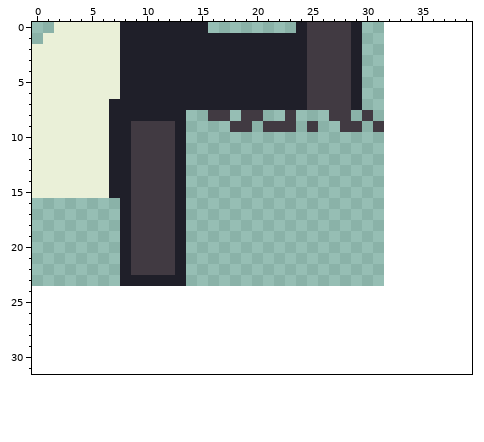
Edited in one commit: pixel-art file (assets/environ/tileset8.aseprite). Above, as it was before the edit.
32x24 pixels, 1 frame. The old version is drawn lined up with the new one, on the new canvas.
The result:
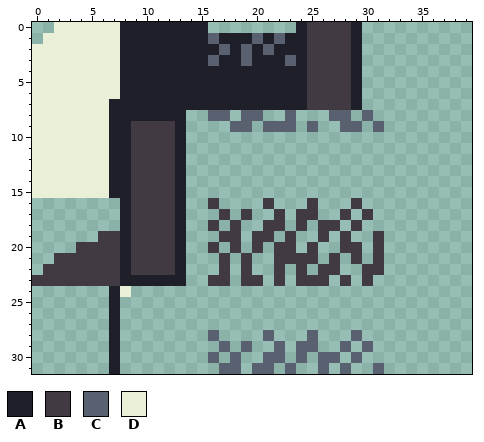
Palette (. is transparent): A #1f1f29  B #413a42  C #596070  D #eaf0d8
The exact change:
canvas 32x24 -> 40x32
The author put colour A in rows 24 to 31 at x 7.
The author put colour B in row 16 at x 16, 21, 25 and 29; in row 17 at x 17, 19, 22, 24 to 25, 28 and 30; in row 18 at x 16, 18, 21 to 22, 24, 26 to 27 and 29; in row 19 at x 6 to 7, 17 to 18, 20 to 21, 23, 26, 28 and 31; in row 20 at x 4 to 7, 16, 18, 20, 22 to 23, 25, 28 to 29 and 31; in row 21 at x 2 to 7, 17, 19, 22 to 25, 27, 29 and 31.
The author put colour B in row 22 at x 1 to 7, 17, 19, 22, 24, 26 to 27 and 30 to 31; in row 23 at x 0 to 7, 16 to 17, 19 to 20, 22, 24 to 26, 28 and 30.
The author put colour C in row 28 at x 16, 21, 25 and 29; in row 29 at x 17, 19, 22, 24 to 25, 28 and 30; in row 30 at x 16, 18, 21 to 22, 24, 26 to 27 and 29; in row 31 at x 17 to 18, 20 to 21, 23, 26, 28 and 31.
Colour A becomes colour C in row 1 at x 16, 20 and 22; in row 2 at x 17, 19 and 21; in row 3 at x 16, 19 and 23.
Colour B becomes colour C in row 8 at x 16 to 17, 19 to 20, 23, 27 to 28 and 30; in row 9 at x 18 to 19, 21 to 23, 25, 28 to 29 and 31.
The author put colour D in row 24 at x 8.
Where, in picture pixels (left, top, right, bottom), the same in both pictures:
changed: (208, 33, 384, 132)
added: (208, 198, 384, 286)
added: (32, 231, 131, 374)
added: (208, 330, 384, 374)
